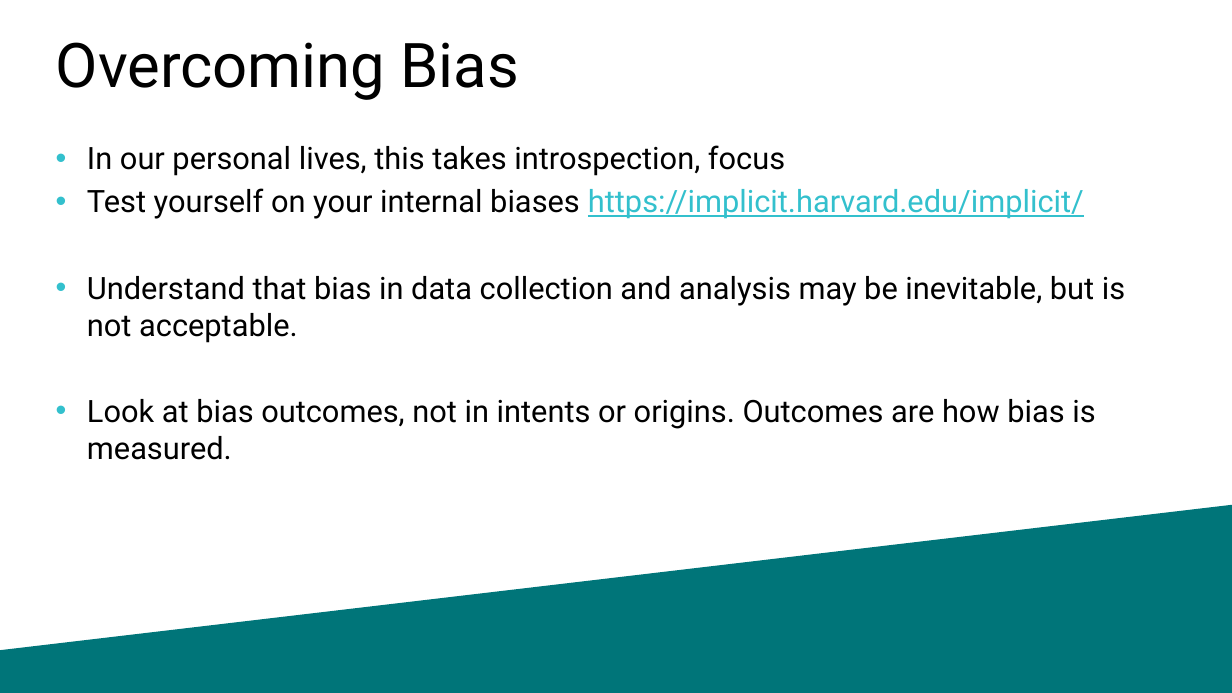
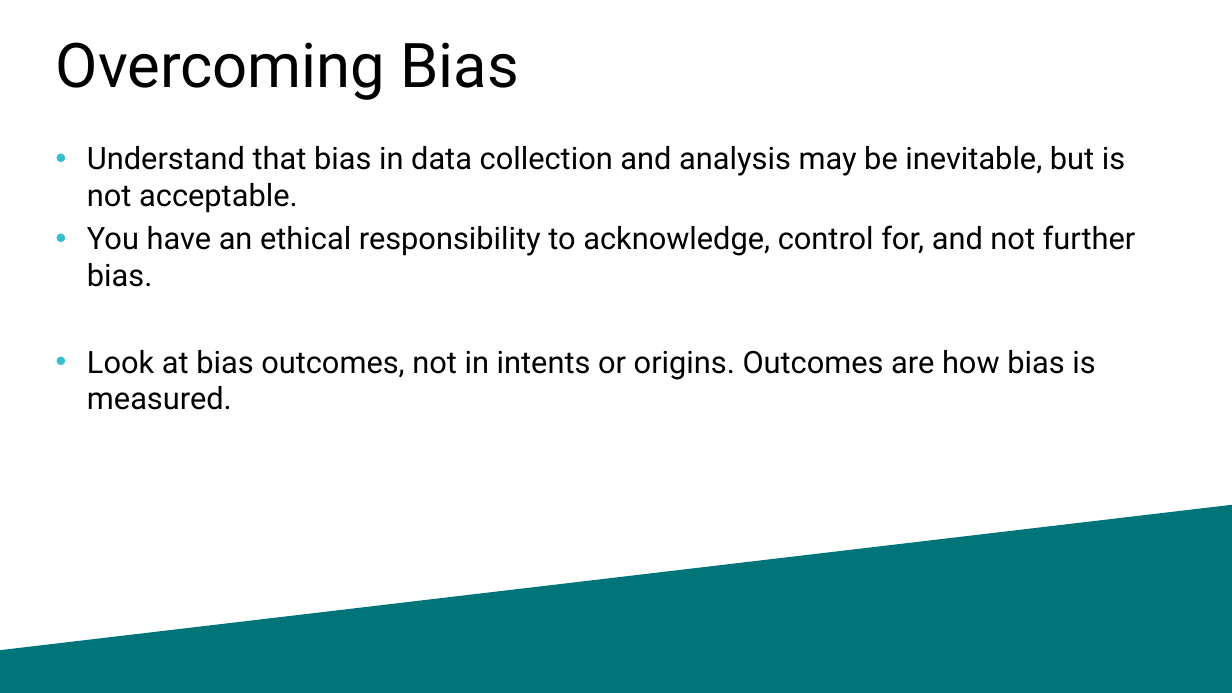
Before and after one commit to williamadba/Public-Presentations, a slide deck: slide 13 of SQLSat Baton Rouge BI 2020/Ethics in Modern Data.pptx. Drawn at 1232x693 pixels with LibreOffice and Linux fonts; fonts in the diff are those of the drawing. Boxes give left, top, right and bottom in pixels: in the first picture for what was removed or moved away, otherwise in the second. Text is boxed around its words. In the diff, an @@ line names an element or a change of style, - is before the commit and + after.

```diff
--- a/SQLSat Baton Rouge BI 2020/Ethics in Modern Data.pptx
+++ b/SQLSat Baton Rouge BI 2020/Ethics in Modern Data.pptx
@@ text at bbox=[87, 145, 1084, 219]: paragraphs removed @@
-• In our personal lives, this takes introspection, focus
-• Test yourself on your internal biases https://implicit.harvard.edu/implicit/
@@ text at bbox=[87, 225, 1136, 287]: paragraph added @@
+• You have an ethical responsibility to acknowledge, control for, and not further bias.
```
Also in this commit, not shown: 3 other slides changed, 1 slide added.
